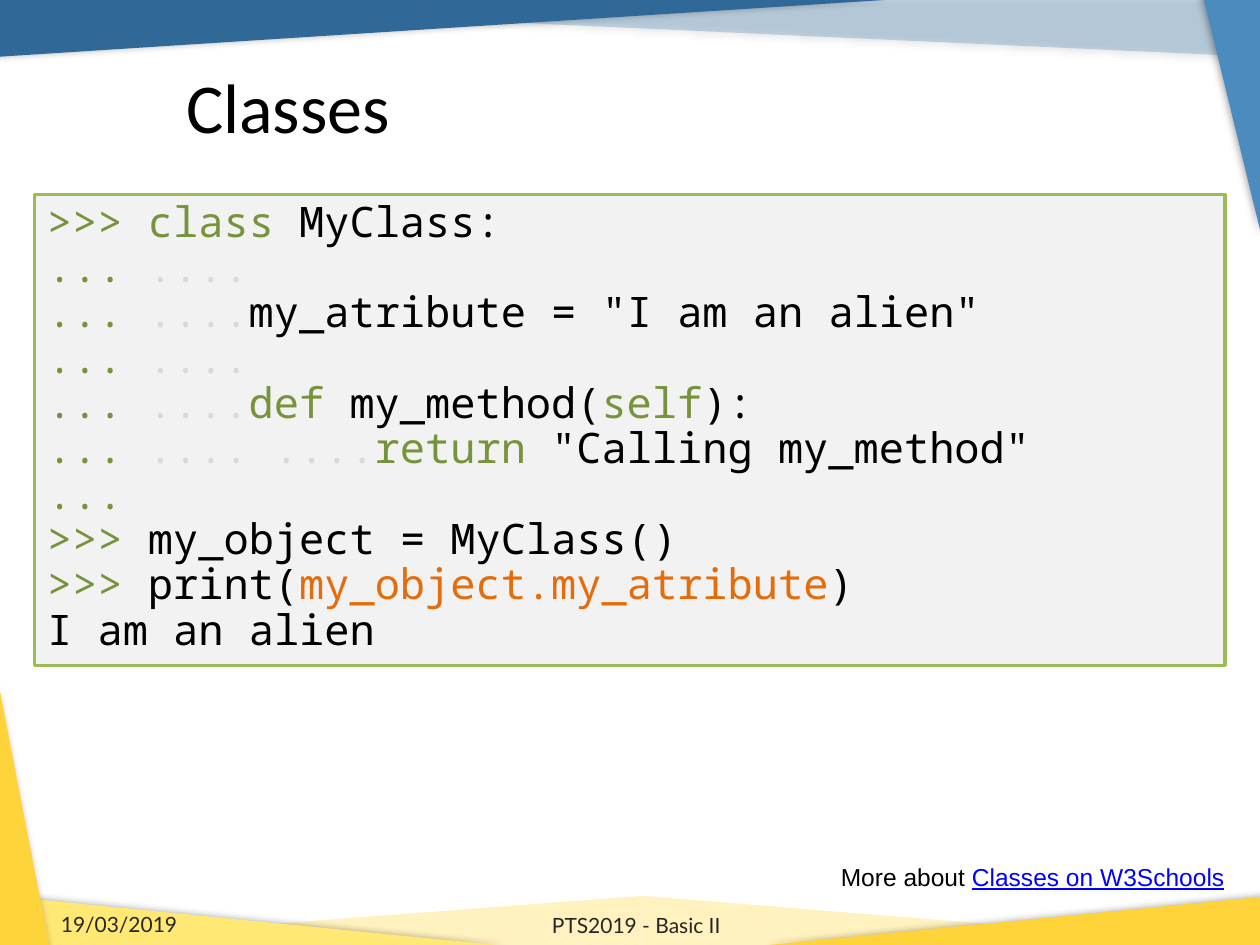
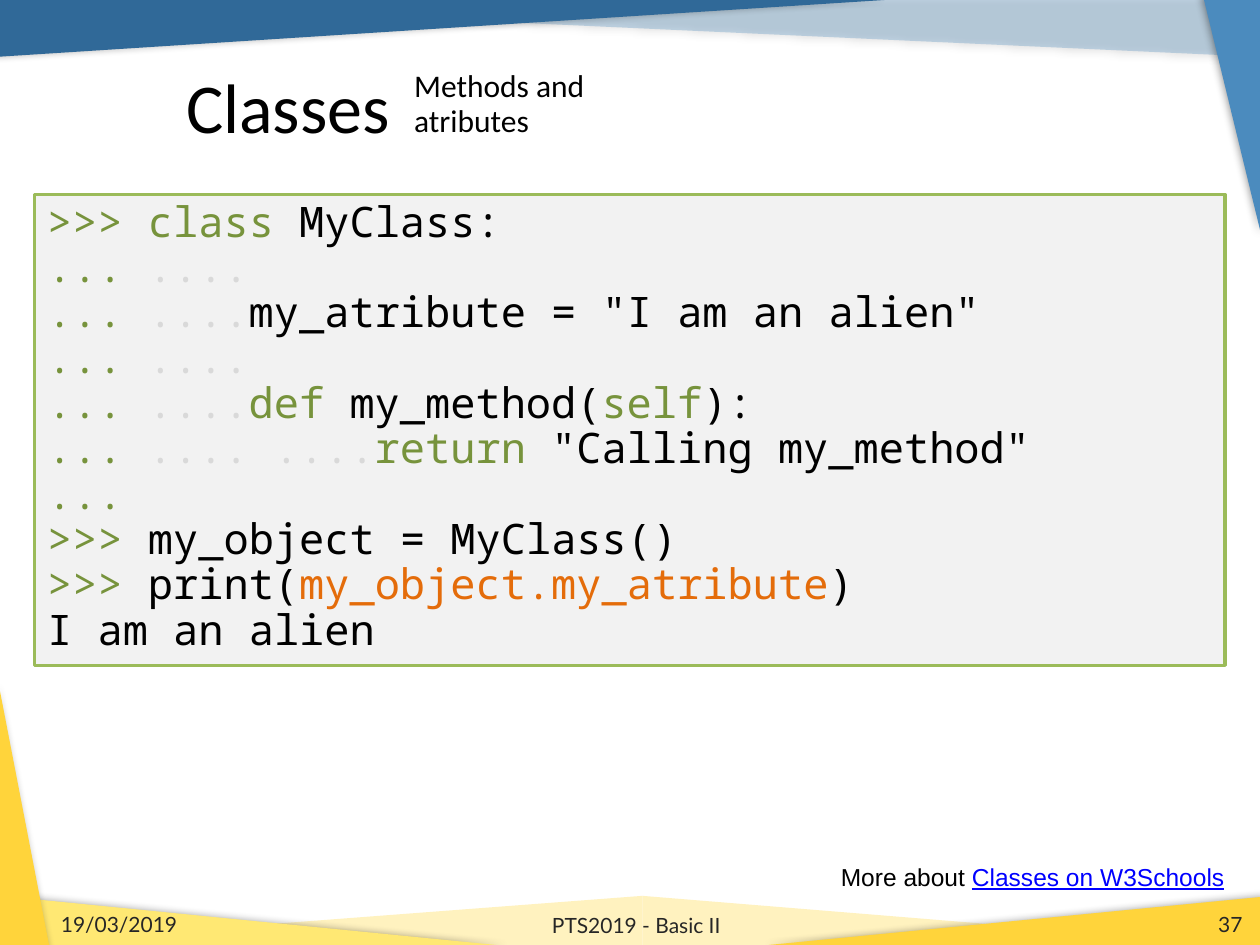
Before and after one commit to b1quint/Python-Tutorial-Series, a slide deck: slide 37 of Presentations/PTS2019_Basics_II.pptx (slide 35 before the commit). Drawn at 1260x945 pixels with LibreOffice and Linux fonts; fonts in the diff are those of the drawing; background and template pictures are left out. Boxes give left, top, right and bottom in pixels: in the first picture for what was removed or moved away, otherwise in the second. Text is boxed around its words. In the diff, an @@ line names an element or a change of style, - is before the commit and + after.

```diff
--- a/Presentations/PTS2019_Basics_II.pptx
+++ b/Presentations/PTS2019_Basics_II.pptx
@@ text added at (x1=414, y1=75, x2=584, y2=133), 18 pt, text #000000 @@
+Methods and
+atributes
@@ page number added at (x1=1218, y1=917, x2=1242, y2=932), 12 pt, text #262626 @@
+37
```
Also in this commit, not shown: 43 other slides changed, 10 slides added, 1 other file.
